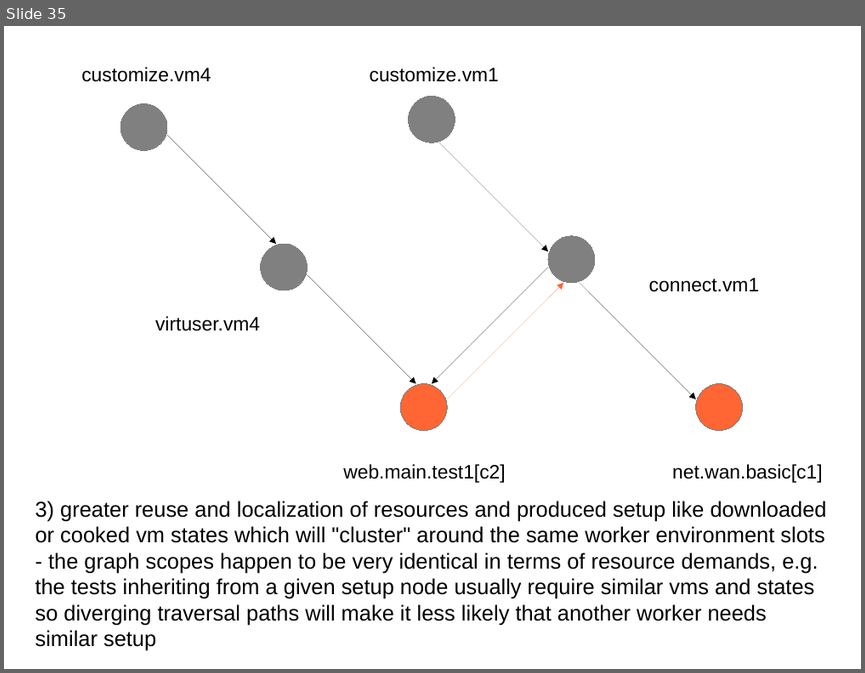
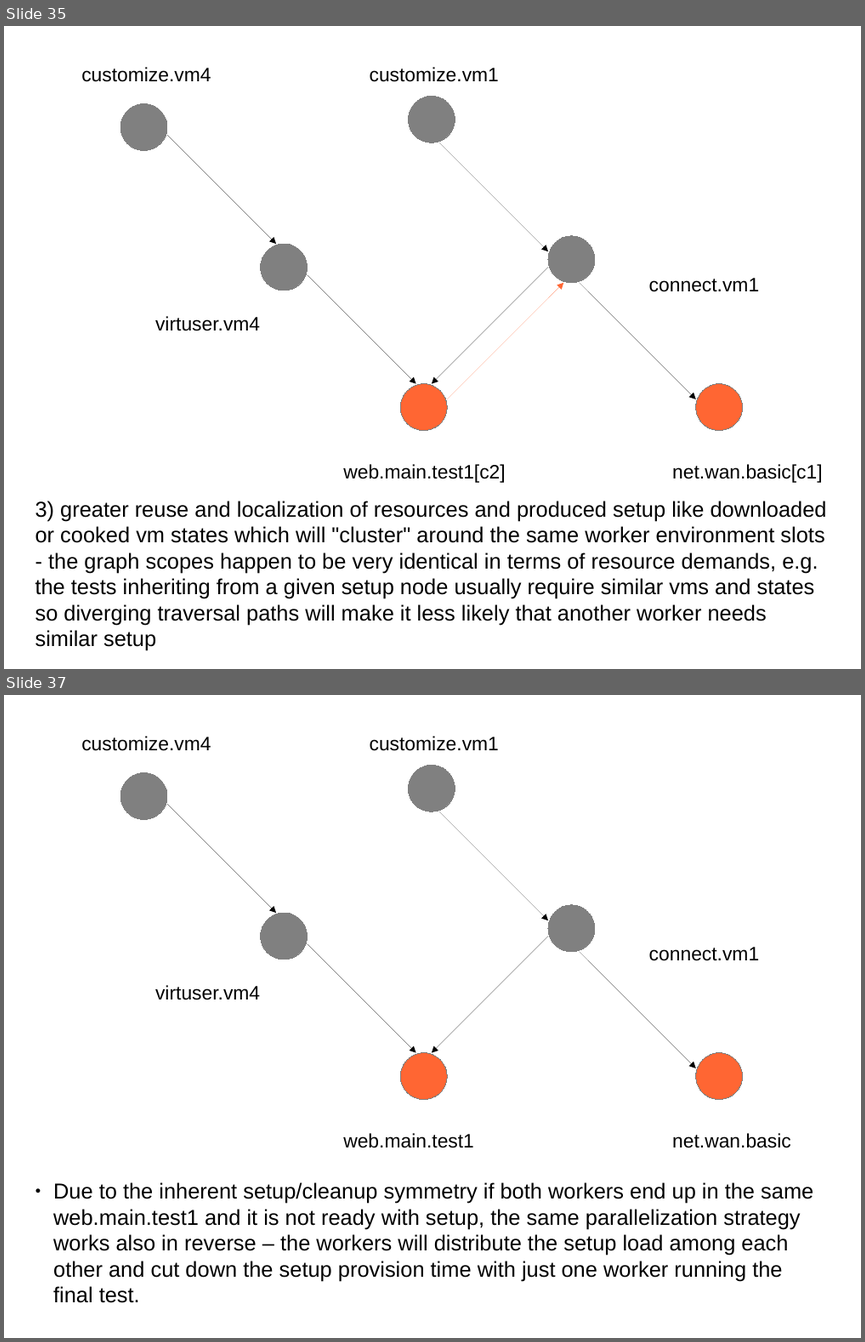
Before and after one commit to intra2net/avocado-i2n, a slide deck: doc/test_traversal_algorithm.odp. Shown one above the other, each under a label of ours: slide 35 before the commit, slides 35 and 37 after it; the slides between them are not shown. The pictures are 865x673 and 865x1342 pixels, drawn with LibreOffice and Linux fonts; fonts in the diff are those of the drawing. Boxes give left, top, right and bottom in pixels: in the first picture for what was removed or moved away, otherwise in the second. Text is boxed around its words. In the diff, an @@ line names an element or a change of style, - is before the commit and + after.

Commit message:
Update the parallel traversal presentation with external states slides
The external states functionality is not fully available and the
parallel traversal extension of the presentation from the first
half of this year can now be finished with a second part about
state reuse from the second half of this year.

```diff
--- a/doc/test_traversal_algorithm.odp
+++ b/doc/test_traversal_algorithm.odp
@@ slide 37 added at bbox=[4, 695, 861, 1338], background #FFFFFF @@
@@ text added at bbox=[81, 736, 211, 751], 18 pt, text #000000 @@
+customize.vm4
@@ text added at bbox=[370, 736, 499, 751], 18 pt, text #000000 @@
+customize.vm1
@@ ellipse added at bbox=[409, 765, 455, 811], fill #808080, outline #808080 0 pt @@
@@ ellipse added at bbox=[120, 772, 167, 819], fill #808080, outline #808080 0 pt @@
@@ arrow added from (167, 804) to (276, 913), #000000 0 pt @@
@@ arrow added from (439, 811) to (548, 920), #000000 0 pt @@
@@ ellipse added at bbox=[261, 913, 307, 959], fill #808080, outline #808080 0 pt @@
@@ ellipse added at bbox=[548, 905, 595, 952], fill #808080, outline #808080 0 pt @@
@@ arrow added from (307, 944) to (416, 1053), #000000 0 pt @@
@@ arrow added from (548, 936) to (432, 1053), #000000 0 pt @@
@@ text added at bbox=[649, 947, 759, 961], 18 pt, text #000000 @@
+connect.vm1
@@ arrow added from (579, 952) to (696, 1068), #000000 0 pt @@
@@ text added at bbox=[155, 985, 260, 1000], 18 pt, text #000000 @@
+virtuser.vm4
@@ ellipse added at bbox=[400, 1053, 447, 1100], fill #FF6633, outline #808080 0 pt @@
@@ ellipse added at bbox=[696, 1053, 743, 1100], fill #FF6633, outline #808080 0 pt @@
@@ text added at bbox=[343, 1133, 474, 1148], 18 pt, text #000000 @@
+web.main.test1
@@ text added at bbox=[672, 1133, 791, 1148], 18 pt, text #000000 @@
+net.wan.basic
@@ text added at bbox=[53, 1182, 813, 1303], 20 pt, text #000000 @@
+● Due to the inherent setup/cleanup symmetry if both workers end up in the same web.main.test1 and it is not ready with setup, the same parallelization strategy works also in reverse – the workers will distribute the setup load among each other and cut down the setup provision time with just one worker running the final test.
```
Also in this commit, not shown: 1 slide changed, 1 other slide added, 1 other file.
